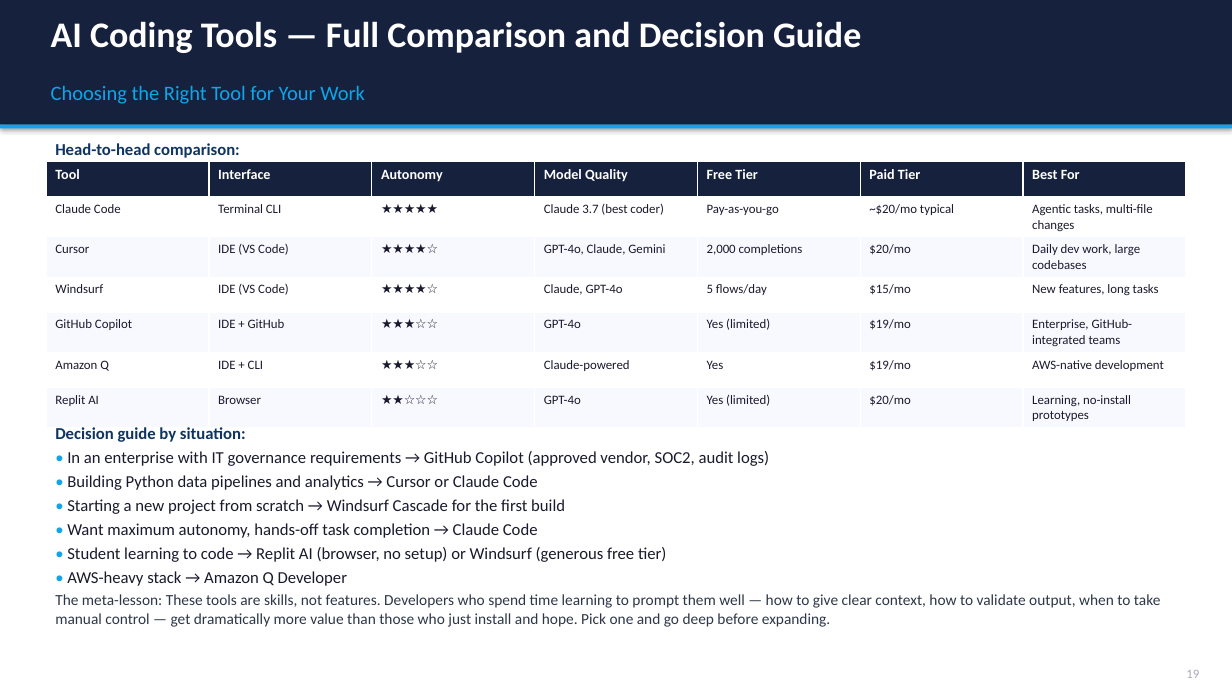
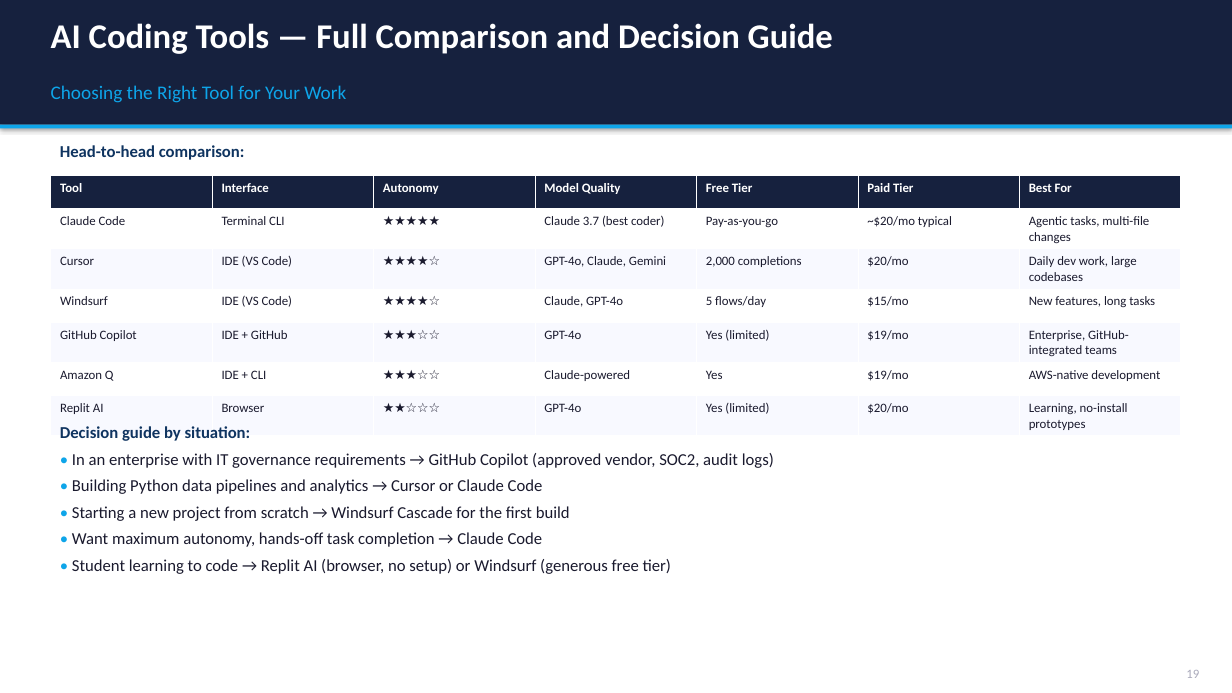
Before and after one commit to appjr/GenAIForBusinessOnline, a slide deck: slide 22 of Class 11/Week11_AI_Trends_Slides.pptx. Drawn at 1232x693 pixels with LibreOffice and Linux fonts; fonts in the diff are those of the drawing. Boxes give left, top, right and bottom in pixels: in the first picture for what was removed or moved away, otherwise in the second. Text is boxed around its words. In the diff, an @@ line names an element or a change of style, - is before the commit and + after.

```diff
--- a/Class 11/Week11_AI_Trends_Slides.pptx
+++ b/Class 11/Week11_AI_Trends_Slides.pptx
@@ text "AI Coding Tools — Full ..." at bbox=[51, 23, 833, 54]: size 28 to 27 pt @@
@@ text "Choosing the Right Tool for ..." at bbox=[51, 85, 346, 103]: size 16 to 15 pt @@
@@ text "Head-to-head comparison:" at bbox=[60, 145, 245, 160]: more space between paragraphs @@
@@ table at bbox=[51, 176, 1183, 434] @@
@@ size 11 to 10 pt in "Tool", "Interface", "Autonomy", "Model Quality" and 3 more places @@
@@ table: place and size @@
-table at bbox=[46, 162, 1185, 425]
+table at bbox=[51, 176, 1183, 434]
@@ text "Decision guide by situation:" at bbox=[60, 426, 774, 574]: more space between paragraphs @@
@@ text at bbox=[55, 571, 1160, 627]: paragraphs removed @@
-• AWS-heavy stack → Amazon Q Developer
-The meta-lesson: These tools are skills, not features. Developers who spend time learning to prompt them well — how to give clear context, how to validate output, when to take manual control — get dramatically more value than those who just install and hope. Pick one and go deep before expanding.
```
Also in this commit, not shown: 31 other slides changed, 13 other files.
